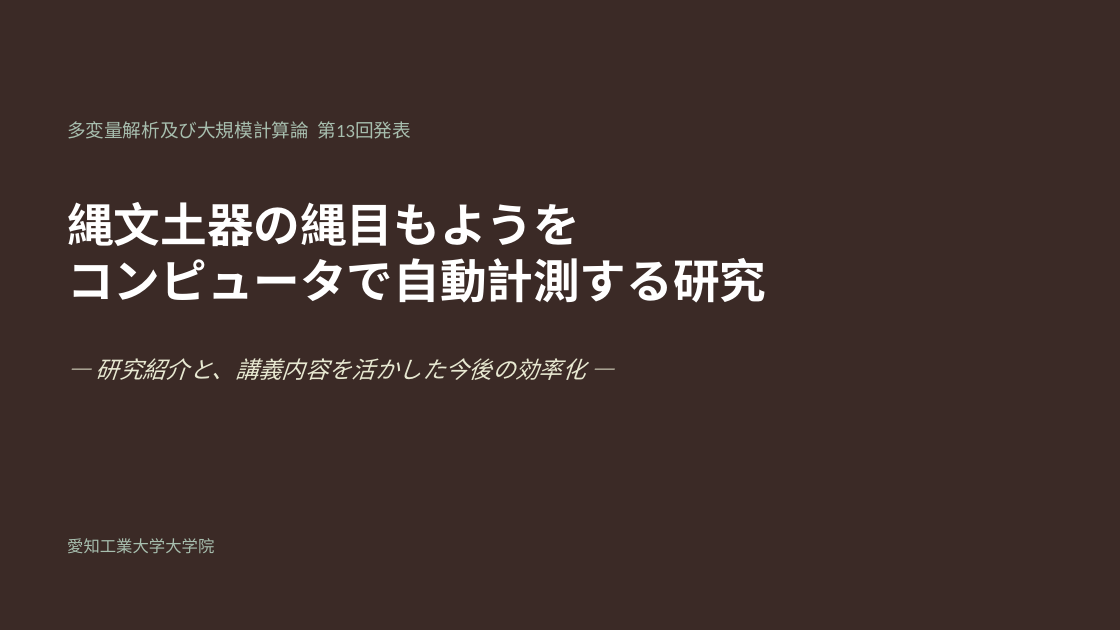
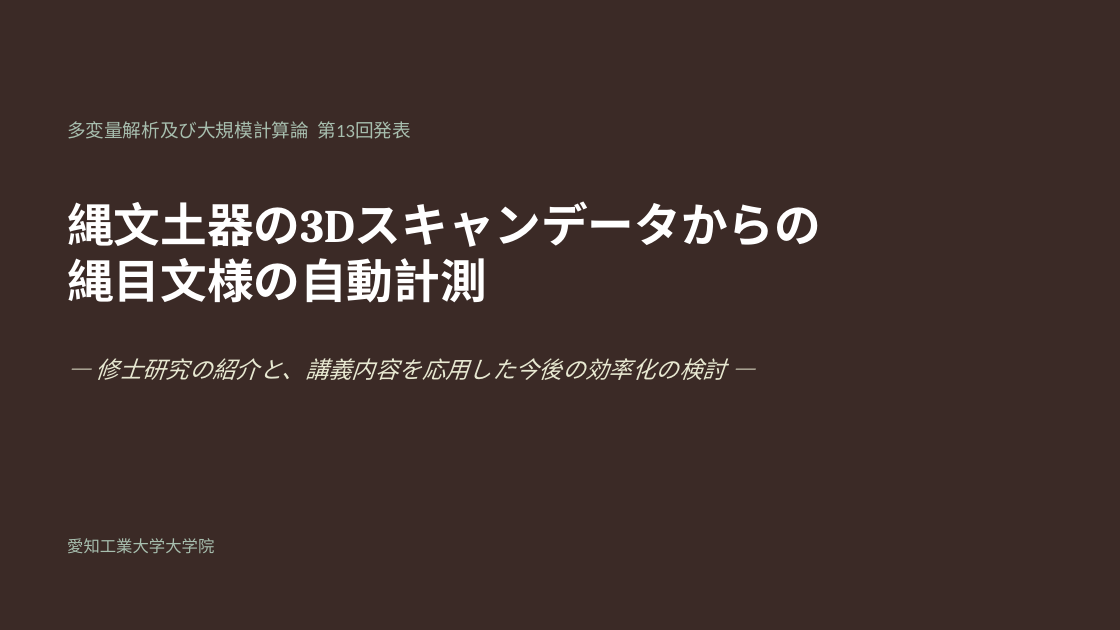
Before and after one commit to Ryusan09/MultivariatAanalysis, a slide deck: slide 1 of 13/第13回発表_修士研究と大規模計算.pptx. Drawn at 1120x630 pixels with LibreOffice and Linux fonts; fonts in the diff are those of the drawing. Boxes give left, top, right and bottom in pixels: in the first picture for what was removed or moved away, otherwise in the second. Text is boxed around its words. In the diff, an @@ line names an element or a change of style, - is before the commit and + after.

```diff
--- a/13/第13回発表_修士研究と大規模計算.pptx
+++ b/13/第13回発表_修士研究と大規模計算.pptx
@@ text at (67, 201, 821, 303): text changed @@
-縄文土器の縄目もようを
-コンピュータで自動計測する研究
+縄文土器の3Dスキャンデータからの
+縄目文様の自動計測
@@ text at (96, 358, 726, 380): text changed @@
-— 研究紹介と、講義内容を活かした今後の効率化 —
+— 修士研究の紹介と、講義内容を応用した今後の効率化の検討 —
```
Also in this commit, not shown: 8 other slides changed.
